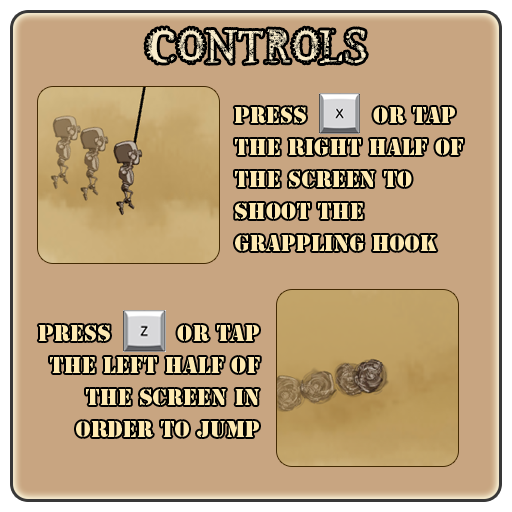
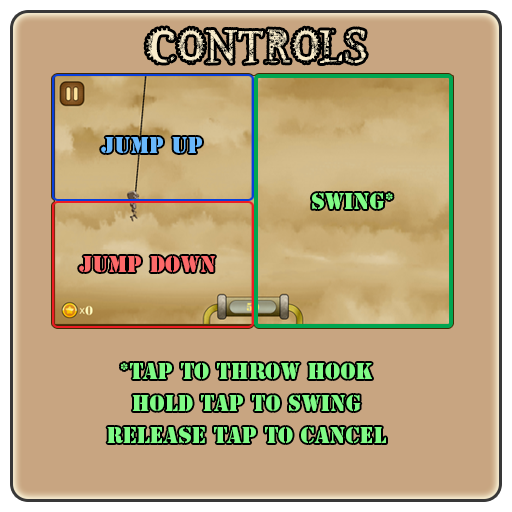
Layered file, before and after one edit (w=512, h=512). Changes by layer:
removed layer "Layer 8" over [319, 93, 360, 134]
removed layer "Layer 9" over [123, 310, 166, 352]
removed layer "press or tap the Left half of the screen in order to j" from group "jumbo" over [38, 325, 260, 437]
removed group "swing" (1 layers) over [234, 107, 463, 251]
added layer "*tap to throw hook HOld Tap to swing Release tap to Cancel" above "Swing*" over [107, 363, 386, 443]
added layer "Swing*" above "Jump Down" over [312, 193, 393, 209]
added layer "Jump Down" above "Jump Up" over [79, 256, 215, 272]
renamed "press or tap the right half of the screen to shoot the" to "Jump Up", moved it out of group "swing", painted on it over [101, 107, 463, 251]
removed layer "Layer 1" from group "Group 1" over [38, 87, 219, 263]
removed layer "Layer 2" from group "Group 1" over [277, 290, 458, 466]
added layer "Rounded Rectangle 3 copy" in group "Group 1" over [52, 201, 254, 328]
added layer "Rounded Rectangle 4" in group "Group 1" over [254, 74, 453, 328]
added layer "Rounded Rectangle 3" in group "Group 1" over [52, 74, 254, 201]
added layer "Layer 3" in group "Group 1" over [55, 76, 453, 324]
